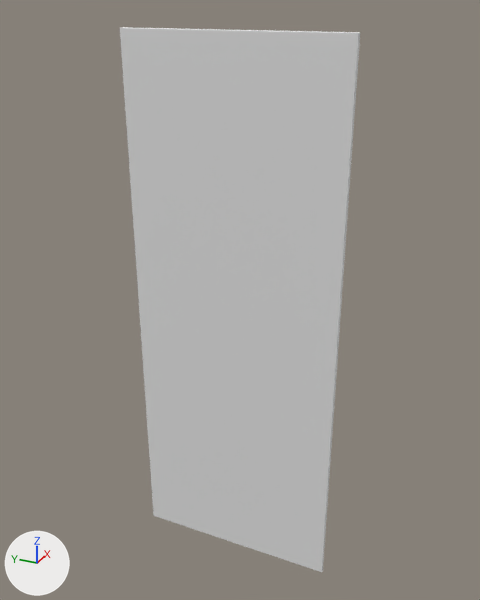
Before and after pictures for a commit that changed the glTF model assets/elevatorNew/elevatorButtonPanel.glb.
One viewpoint serves both versions: a camera (50 mm lens) standing at (-0.626, -0.291, 0.347) and looking at (0.017, -0.002, 0.026). Every picture has the same lights, and +X, +Y and +Z are marked at lower left. Vertices at the same position are counted once.

Script lines for the objects in view, before the commit:
```python
me_plane_002 = bpy.data.meshes.new('Plane.002')
me_plane_002.from_pydata(...)  # 44 vertices, 84 faces; spans x -0.318..0.33, y -0.126..0.126, z -0.002..0.002
ob_elevatorbuttonpanel = bpy.data.objects.new('elevatorButtonPanel', me_plane_002)
ob_elevatorbuttonpanel.location = (0.0, 0.0, 0.0)
ob_elevatorbuttonpanel.rotation_euler = (0.0, 1.571, 0.0)  # degrees (0, 90, 0)
```
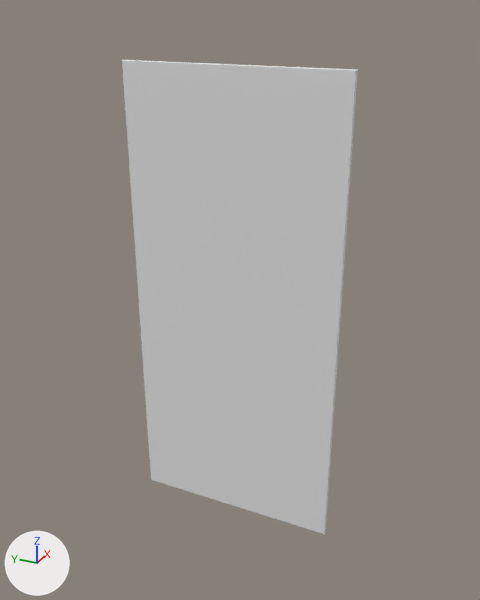
Location of each change, (x1, y1, x2, y2) in pixels of the pictures (480 x 600 px):
'elevatorButtonPanel', reshaped, rescaled (13% shorter): before (120, 27, 360, 572); after (122, 60, 358, 534)
part 1 of me_plane_002, added: after (122, 60, 358, 534)

Patch to the scene script:
```diff
--- a/assets/elevatorNew/elevatorButtonPanel.glb.py
+++ b/assets/elevatorNew/elevatorButtonPanel.glb.py
@@ me_plane_002 @@
 # used by ob_elevatorbuttonpanel; location = (0.0, 0.0, 0.0); rotation_euler = (0.0, 1.571, 0.0), in degrees (0, 90, 0)
-me_plane_002.from_pydata(...)  # 44 vertices, 84 faces; spans x -0.318..0.33, y -0.126..0.126, z -0.002..0.002
+me_plane_002.from_pydata(...)  # 60 vertices, 112 faces; spans x -57.987..53.88, y -25.545..25.545, z -1.42..1.601
+# me_plane_002 part 1
+# 32 vertices are added at x -57.987..53.88, y -25.545..25.545, z -1.42..1.42
+# 12 new vertices lie (0.0, 15.635, 0.0) away from vertices in x -57.987..53.88, y -25.545..9.91, z -0.982..1.42
+# 8 new vertices lie (0.0, 15.51, 0.0) away from vertices in x -57.847..53.741, y -25.42..9.91, z -1.42
+# 8 new vertices lie (0.0, 0.0, 2.0) away from vertices in x 40.78..42.78, y -13.22..-11.22, z -0.399
+# 112 new faces join them
@@ ob_elevatorbuttonpanel @@
 ob_elevatorbuttonpanel.rotation_euler = (0.0, 1.571, 0.0)  # degrees (0, 90, 0)
+ob_elevatorbuttonpanel.scale = (0.00494, 0.00494, 0.00141)
```
